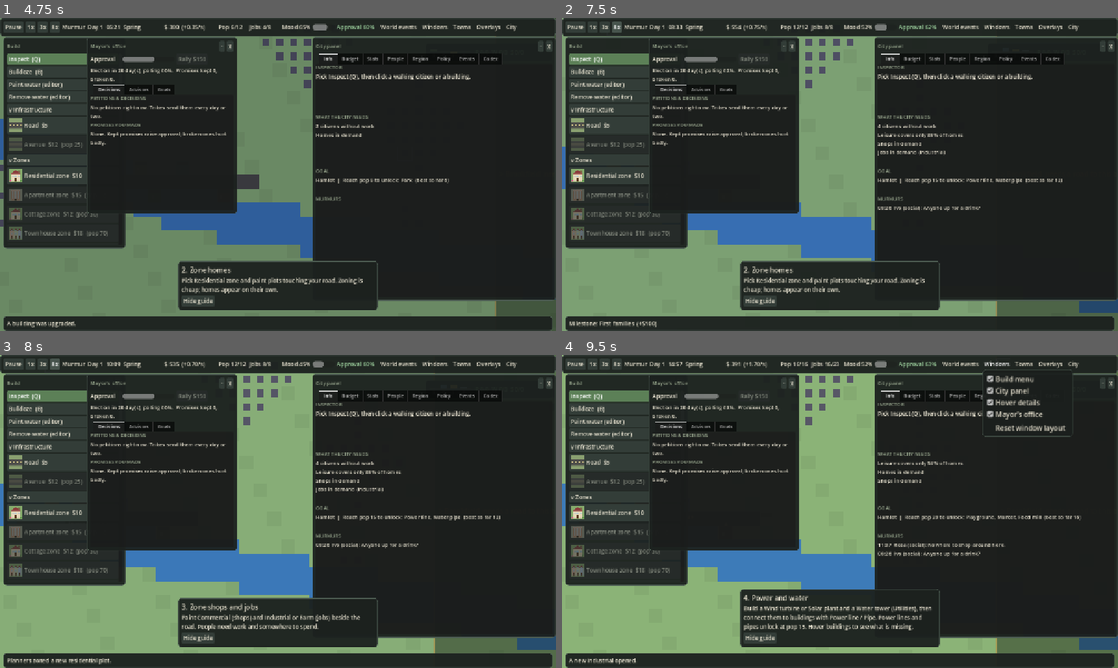
Above: before the commit, frames 1-4 (two rows, left to right).
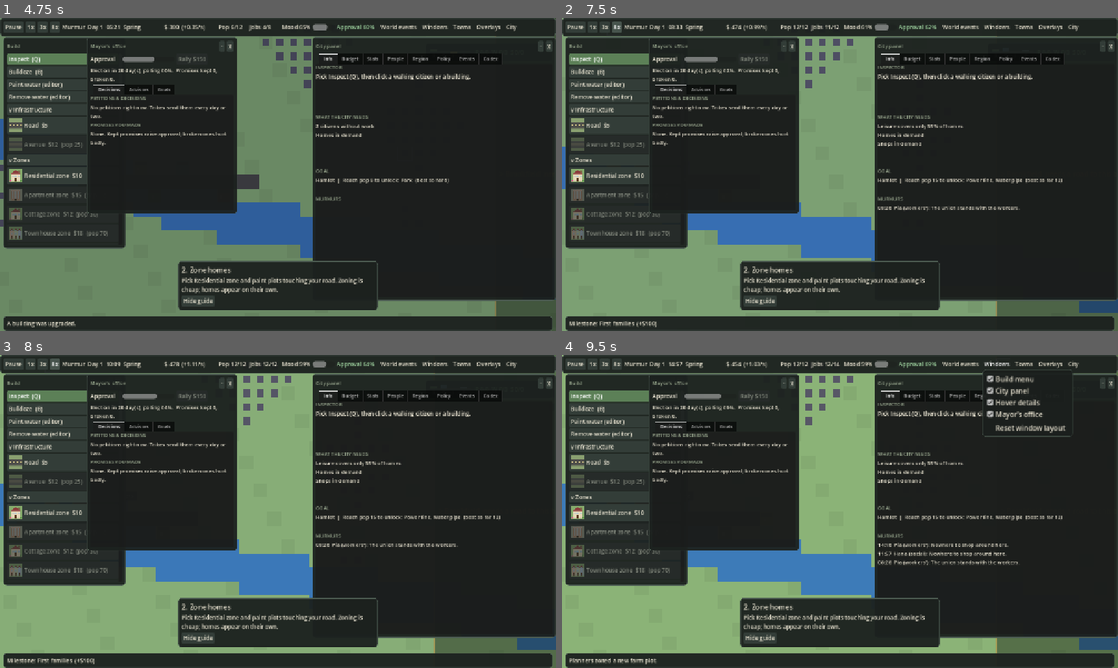
Above: after the commit, the same moments.

Repository: krugerhomeassistant/murmur
Game: Godot game, scene res://scenes/main.tscn
Same seed, same stepped clock (60 frames per second), same inputs: the game is played once before the commit and once after it.
Inputs (mouse positions are in pixels of both pictures, inside the frame that each line leads up to):
- Up to frame 1 (4.75 s): click "Normal ($300)" at 0.5 s; click "Normal ($300)" at 1.25 s; click "Show the new-player guide" at 2 s; click "Show the new-player guide" at 2.75 s; click "Start new game" at 3.5 s; tap A at 4.25 s; move the mouse to (400, 158) at 4.27 s; hold D from 4.28 s (still down); tap R at 4.35 s; click (400, 158) at 4.42 s; tap Space at 4.52 s
- Up to frame 2 (7.5 s): tap Space at 4.82 s; release D at 5 s; tap A at 5 s; drag from (728, 190) to (812, 237) at 5.02 s; click "1x" at 5.75 s; click "3x" at 6.5 s; click "8x" at 7.25 s
- Up to frame 3 (8 s): no input
- Up to frame 4 (9.5 s): click "World events" at 8 s; click "Windows" at 8.75 s

Frame 1 is identical in both runs. In frame 2, 0.6% of the frame differs, in the area x 27-83%, y 1-62%; in frame 3, 1.5%; in frame 4, 2.9%, in the area x 1-94%, y 1-99%.

Commit message:
perf: stagger per-town planner/crime/land cadence
Co-Authored-By: Claude Sonnet 5.5 <noreply@anthropic.com>
Claude-Session: https://claude.ai/code/session_01EmTPeWeFqamnN7v8CmFcDf

Diff:
--- a/client/scripts/city.gd
+++ b/client/scripts/city.gd
@@ -239,8 +239,15 @@
 var hist_t := 0
 
 
+static var _seq := 0  # per-town counter: staggers periodic stages so towns don't spike on the same step
+
 func _init(s: Signals) -> void:
 	sig = s
+	var k := _seq
+	_seq += 1
+	plan_t = k % 8
+	crime_t = k % 3
+	land_t = (k * 3) % 10
 	_rebuild_cells()
 	grid.resize(W * H)
 	lvl.resize(W * H)
Not shown, changed: CHANGELOG.md
